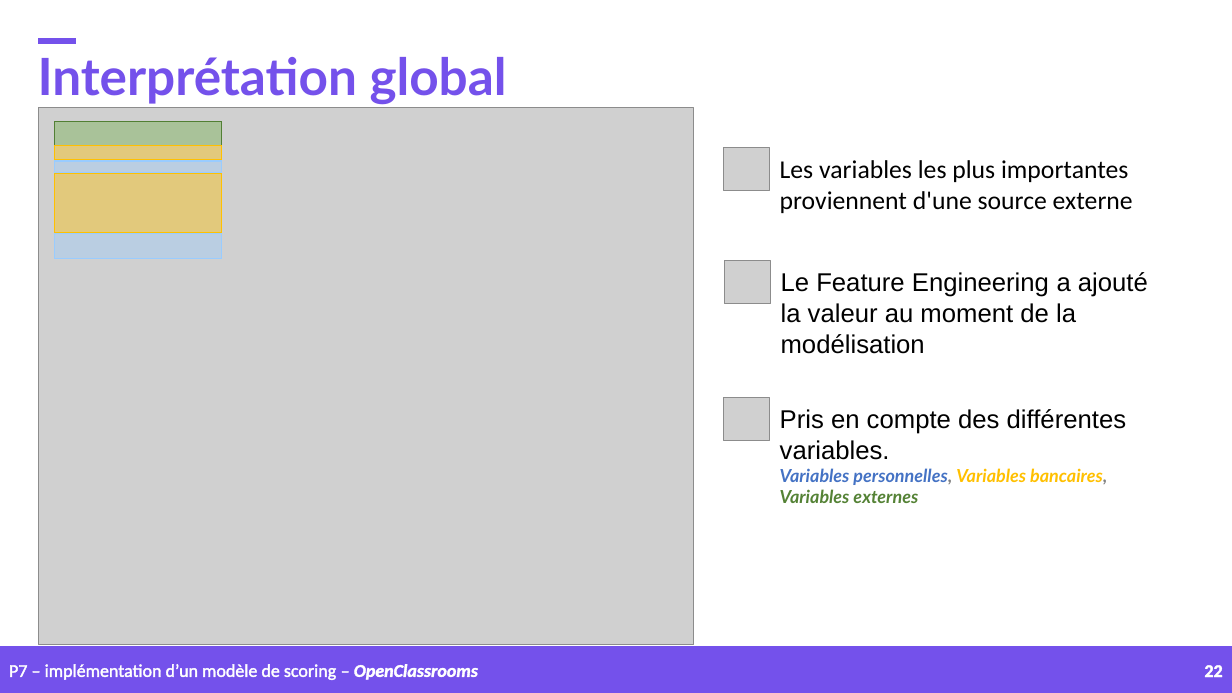
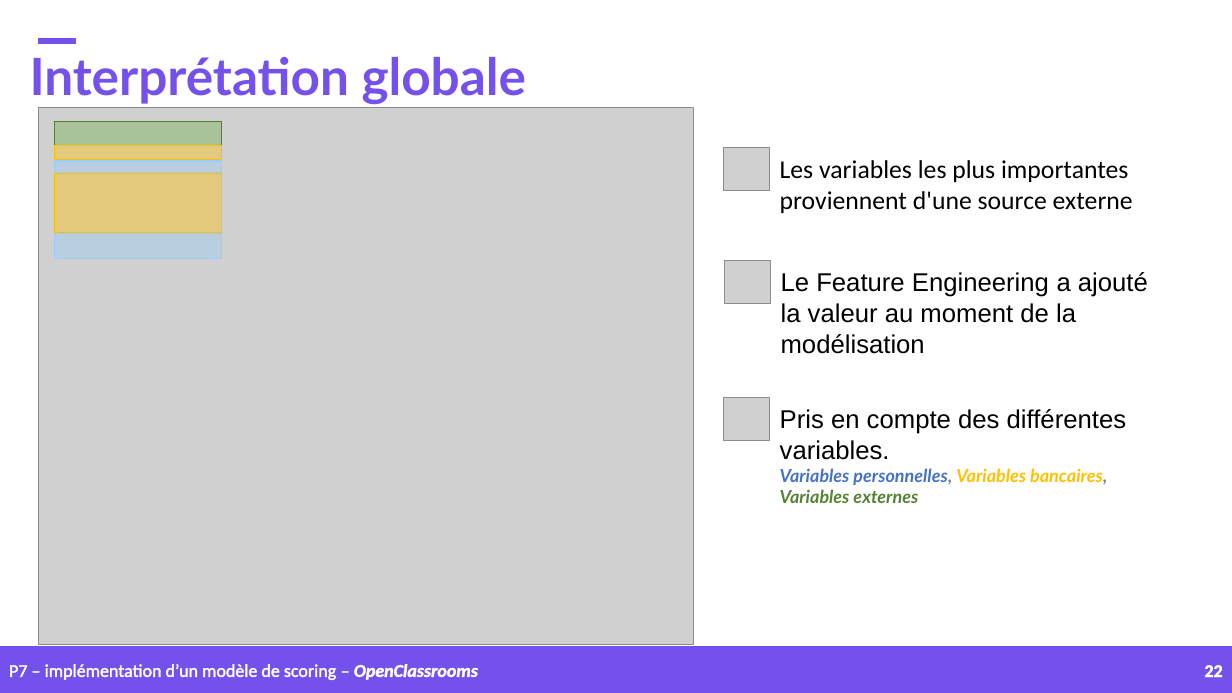
Before and after one commit to samirhinojosa/OC-P7-IMPLEMENT-A-SCORING-MODEL, a slide deck: slide 22 of supports/P7_presentation_final_v3.pptx. Drawn at 1232x693 pixels with LibreOffice and Linux fonts; fonts in the diff are those of the drawing; grey boxes stand for pictures; background and template pictures are left out. Boxes give left, top, right and bottom in pixels: in the first picture for what was removed or moved away, otherwise in the second. Text is boxed around its words. In the diff, an @@ line names an element or a change of style, - is before the commit and + after.

```diff
--- a/supports/P7_presentation_final_v3.pptx
+++ b/supports/P7_presentation_final_v3.pptx
@@ text at (30,57,526,105): text changed @@
-Interprétation global
+Interprétation globale
```
Also in this commit, not shown: 7 other slides changed, 5 other files.
